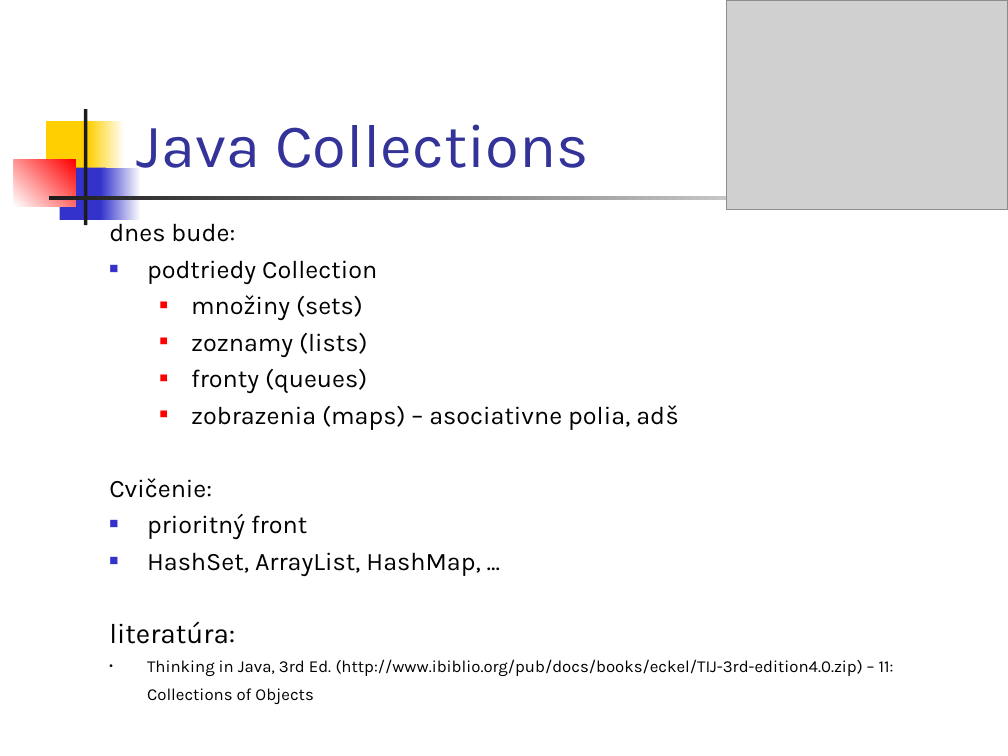
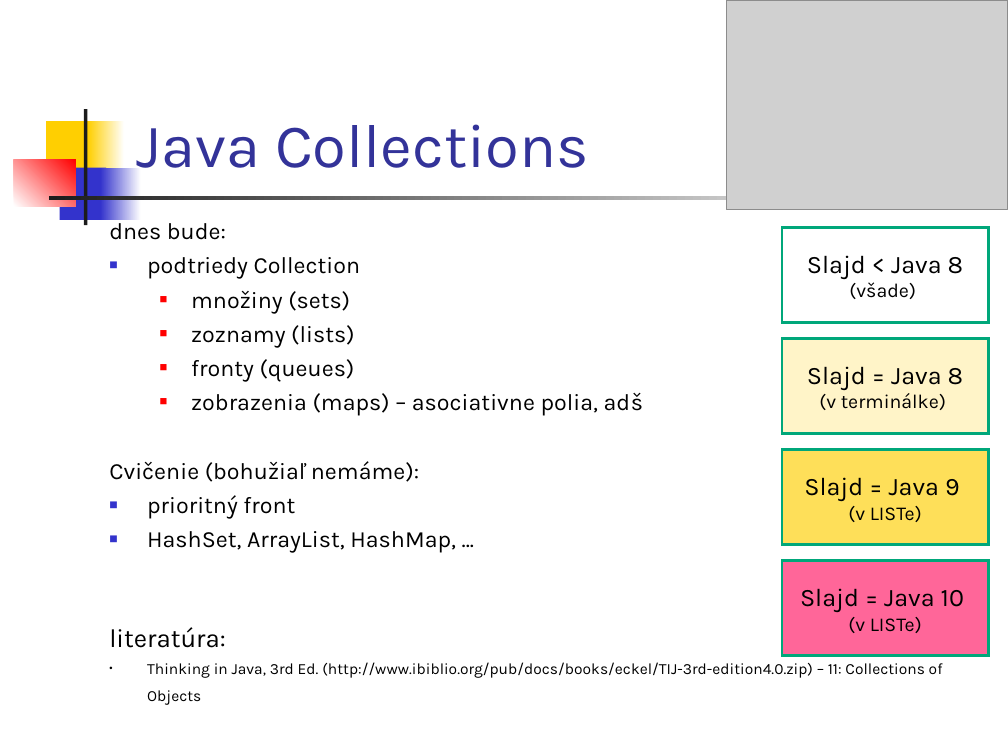
Before and after one commit to Programovanie4/Prednasky, a slide deck: slide 2 of 06/06_java.ppt. Drawn at 1008x756 pixels with LibreOffice and Linux fonts; fonts in the diff are those of the drawing; grey boxes stand for pictures. Boxes give left, top, right and bottom in pixels: in the first picture for what was removed or moved away, otherwise in the second. Text is boxed around its words. In the diff, an @@ line names an element or a change of style, - is before the commit and + after.

```diff
--- a/06/06_java.ppt
+++ b/06/06_java.ppt
@@ text at box(109, 219, 943, 705): size 18 to 16.6 pt in "dnes bude:", "podtriedy Collection", "množiny (sets)", "zoznamy (lists)" and 4 more places; size 20 to 18.5 pt in "literatúra:"; size 12 to 11.1 pt in "Thinking in Java, 3rd Ed. (http://www.ibiblio.org/pub/docs/b ..."; line spacing 0.9 to 0.8 @@
@@ rectangle added at box(782, 227, 989, 322), outline #00A77A 2.01 pt, 18 pt, text #000000 @@
+Slajd < Java 8
+(všade)
@@ rectangle added at box(782, 339, 989, 434), fill #FFF4C8, outline #00A77A 2.01 pt, 14 pt, text #000000 @@
+Slajd = Java 8
+(v terminálke)
@@ text at box(109, 461, 419, 482): text changed; size 18 to 16.6 pt @@
-Cvičenie:
+Cvičenie (bohužiaľ nemáme):
@@ rectangle added at box(782, 450, 989, 545), fill #FEDF59, outline #00A77A 2.01 pt, 18 pt, text #000000 @@
+Slajd = Java 9
+(v LISTe)
@@ rectangle added at box(782, 560, 989, 656), fill #FF6699, outline #00A77A 2.01 pt, 18 pt, text #000000 @@
+Slajd = Java 10
+(v LISTe)
```
Also in this commit, not shown: 13 other slides changed, 6 slides added, 3 other files.
